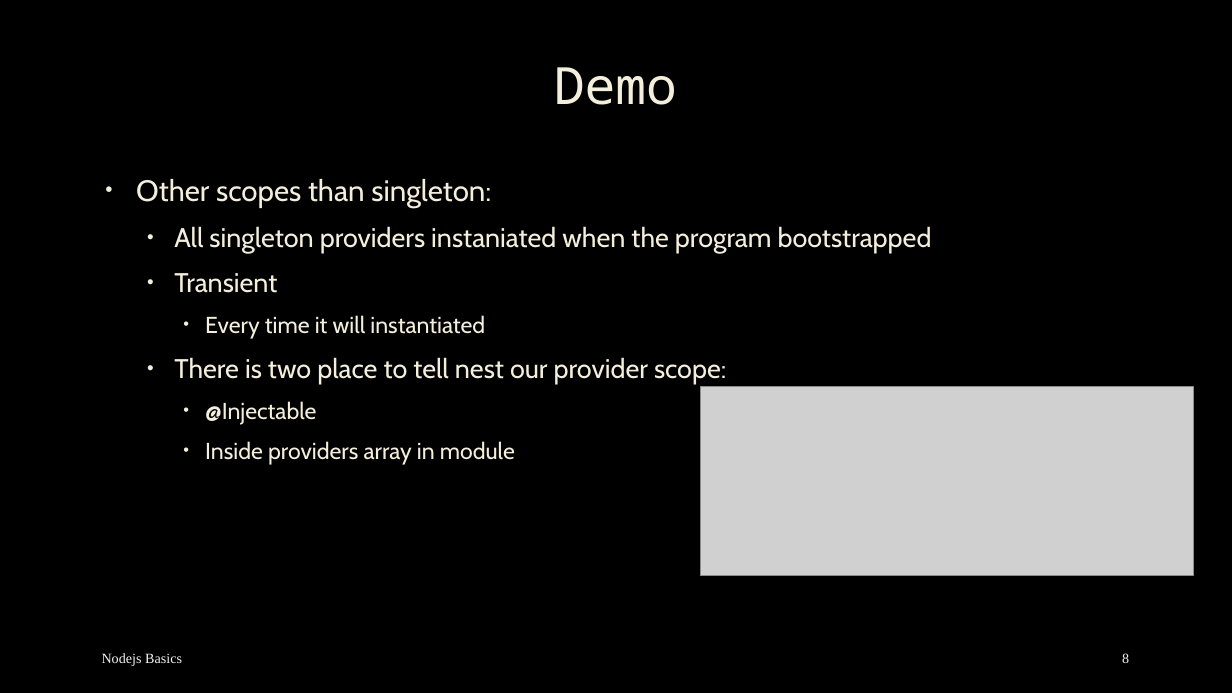
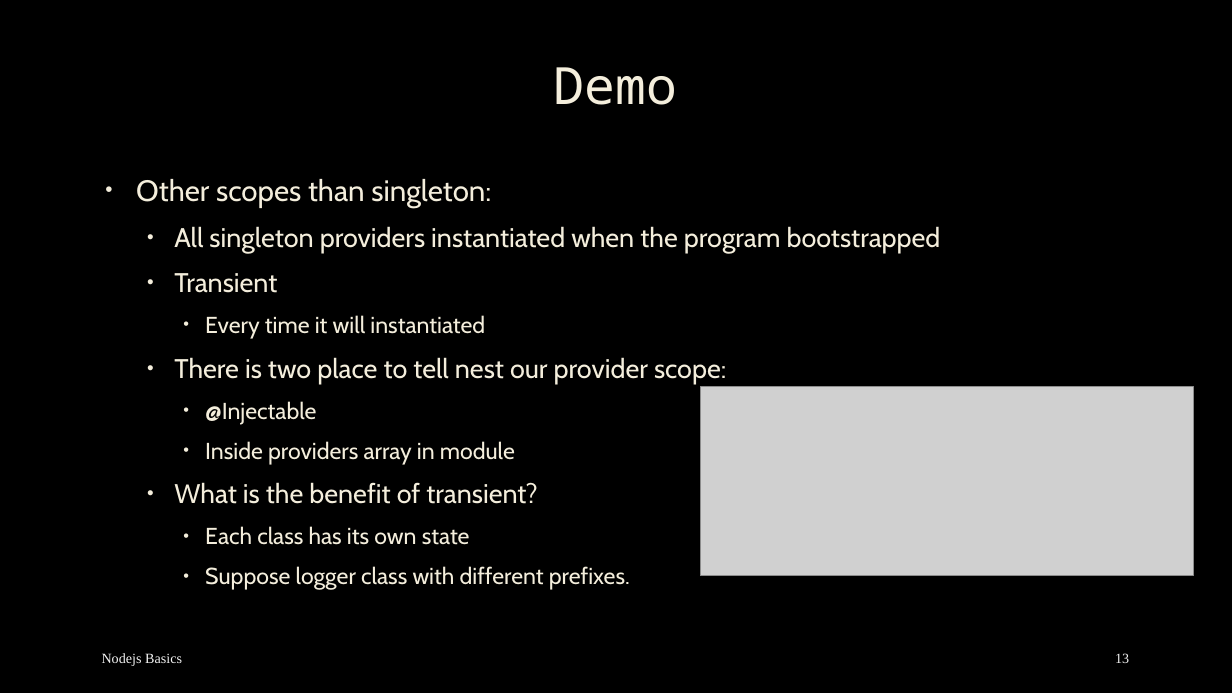
Before and after one commit to mostafa8026/nestjs-course, a slide deck: slide 13 of nestjs/nestjs-04.pptx (slide 8 before the commit). Drawn at 1232x693 pixels with LibreOffice and Linux fonts; fonts in the diff are those of the drawing; grey boxes stand for pictures; background and template pictures are left out. Boxes give left, top, right and bottom in pixels: in the first picture for what was removed or moved away, otherwise in the second. Text is boxed around its words. In the diff, an @@ line names an element or a change of style, - is before the commit and + after.

```diff
--- a/nestjs/nestjs-04.pptx
+++ b/nestjs/nestjs-04.pptx
@@ text at (174,226,941,253): text changed @@
-  • All singleton providers instaniated when the program bootstrapped
+  • All singleton providers instantiated when the program bootstrapped
@@ text at (174,482,630,590): paragraphs added @@
+  • What is the benefit of transient?
+    • Each class has its own state
+    • Suppose logger class with different prefixes.
@@ page number at (1115,653,1129,663): text changed @@
-8
+13
```
Also in this commit, not shown: 4 other slides changed, 6 slides added, 49 other files.
